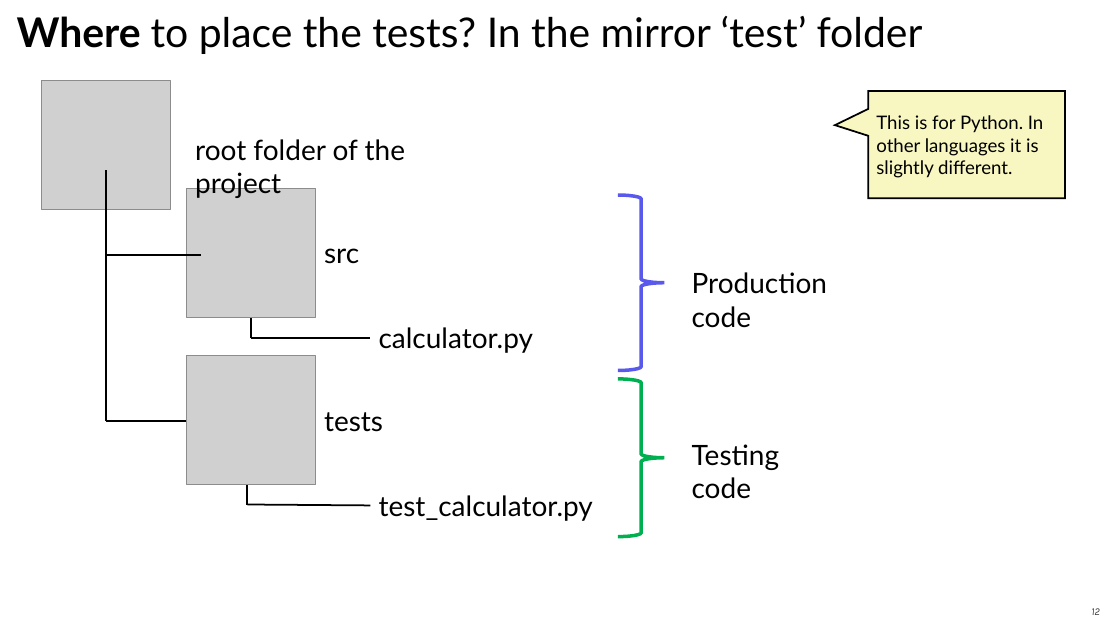
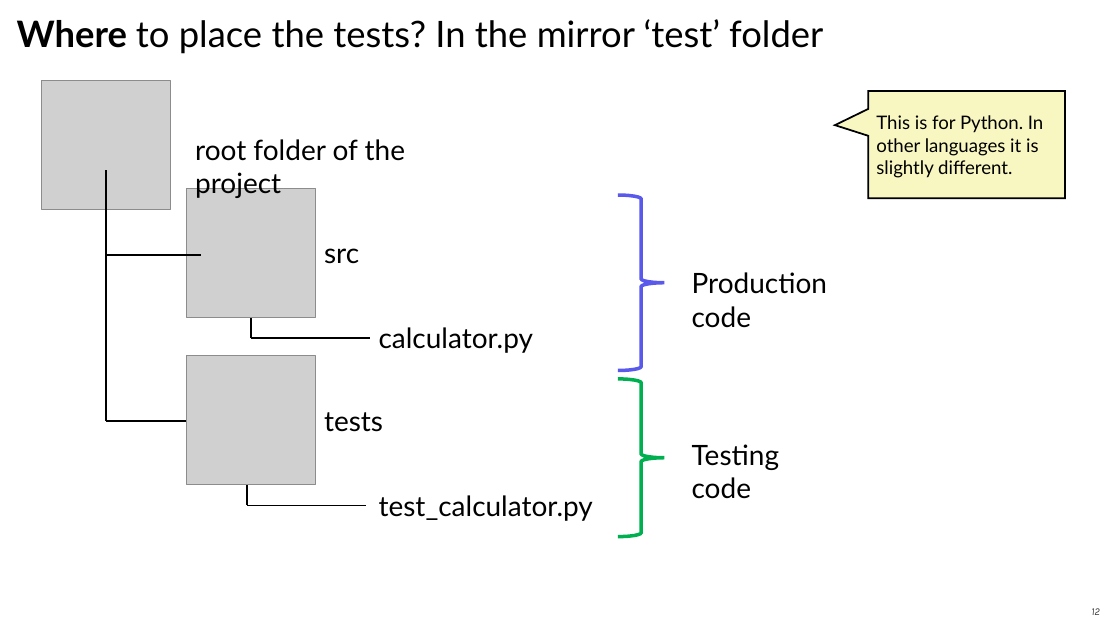
Before and after one commit to sefop/training-testing-python, a slide deck: slide 12 of exercises/unit-tests/instructions.pptx. Drawn at 1120x630 pixels with LibreOffice and Linux fonts; fonts in the diff are those of the drawing; grey boxes stand for pictures; background and template pictures are left out. Boxes give left, top, right and bottom in pixels: in the first picture for what was removed or moved away, otherwise in the second. Text is boxed around its words. In the diff, an @@ line names an element or a change of style, - is before the commit and + after.

```diff
--- a/exercises/unit-tests/instructions.pptx
+++ b/exercises/unit-tests/instructions.pptx
@@ text "Where to place the tests? ..." at (x1=17, y1=19, x2=823, y2=54): size 35.1 to 31.2 pt; line spacing 0.8 to 0.9 @@
@@ line moved from (247, 505) - (371, 506) to (247, 506) - (366, 506) @@
```
Also in this commit, not shown: 2 other slides changed, 3 slides added, 1 slide removed.
